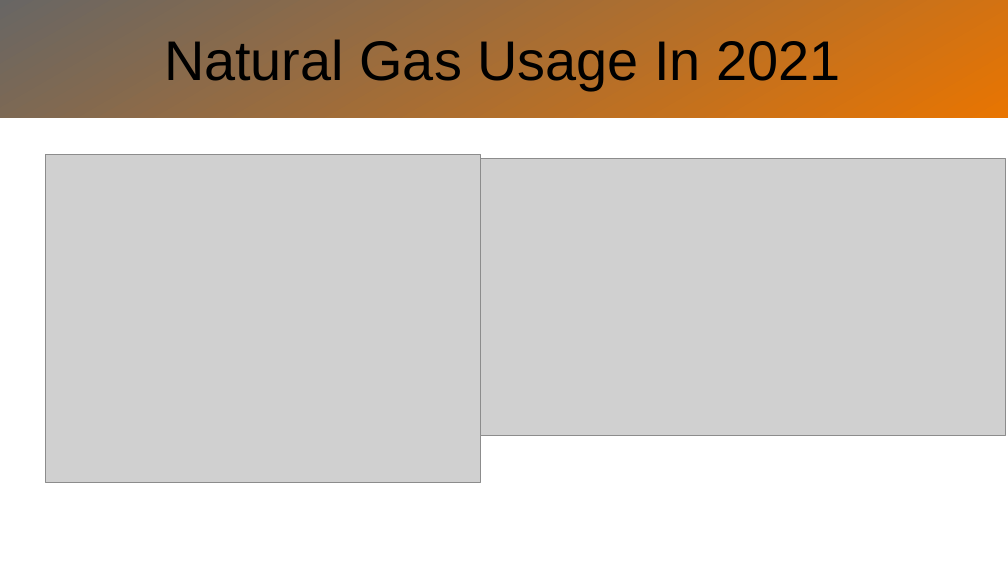
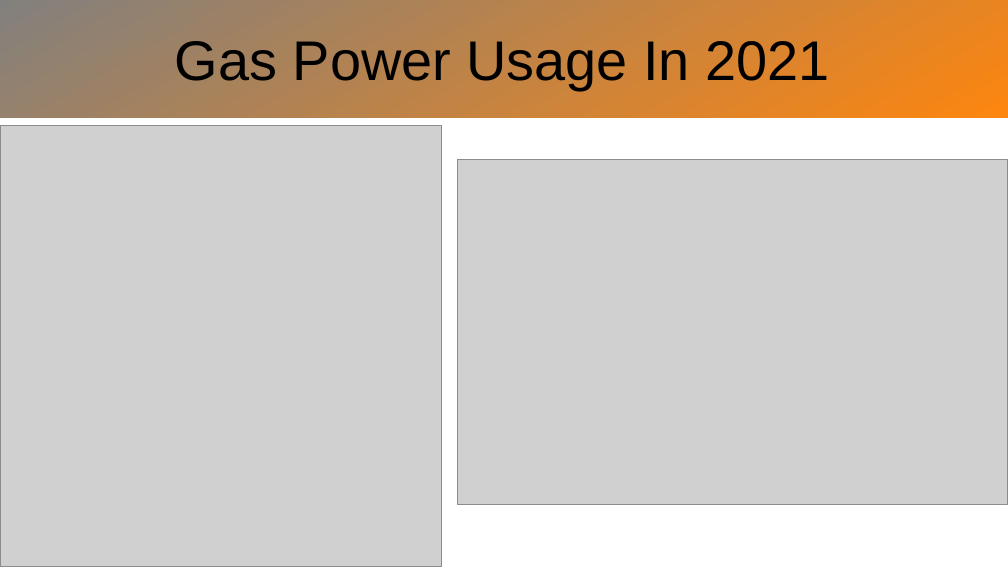
Before and after one commit to kim-tynes/EnergySourcesPortfolioProject, a slide deck: slide 6 of energy.pptx. Drawn at 1008x567 pixels with LibreOffice and Linux fonts; fonts in the diff are those of the drawing; grey boxes stand for pictures. Boxes give left, top, right and bottom in pixels: in the first picture for what was removed or moved away, otherwise in the second. Text is boxed around its words. In the diff, an @@ line names an element or a change of style, - is before the commit and + after.

```diff
--- a/energy.pptx
+++ b/energy.pptx
@@ title "Gas Power Usage In 2021" at (0,0,1008,117): fill gradient #666666 to #EA7500 to gradient #808080 to #FF860D @@
@@ title at (175,41,830,90): text changed @@
-Natural Gas Usage In 2021
+Gas Power Usage In 2021
@@ picture: place and size @@
-picture at (46,155,480,484)
+picture at (0,125,442,567)
@@ picture: place and size @@
-picture at (480,159,1006,436)
+picture at (457,160,1008,504)
```
Also in this commit, not shown: 6 other slides changed.
